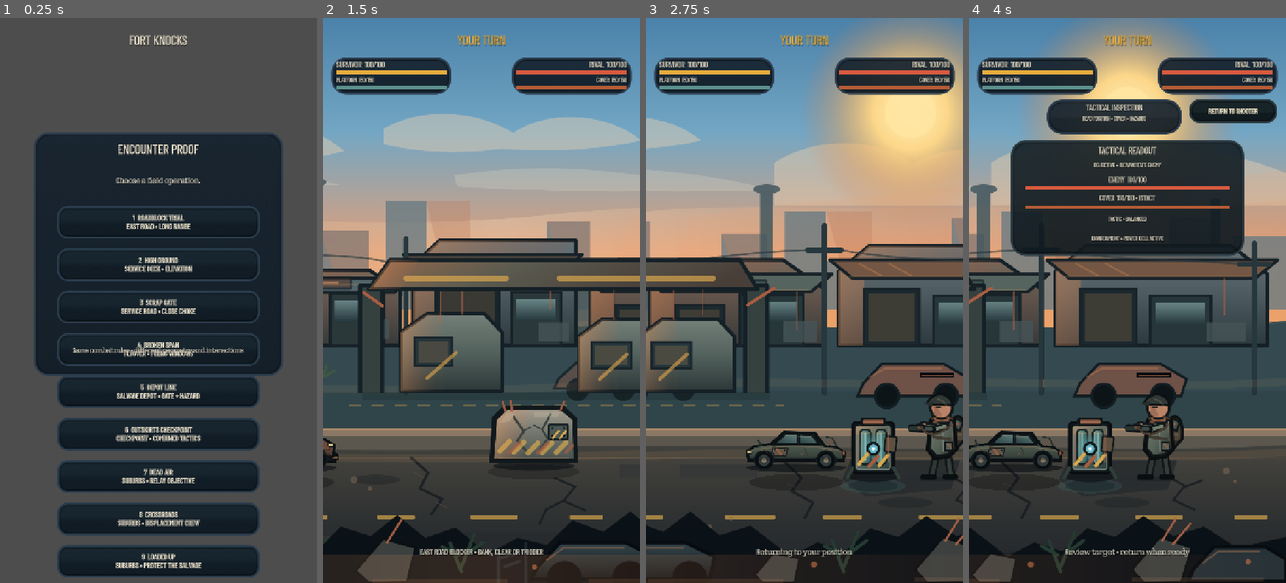
Above: before the commit, frames 1-4 (left to right).
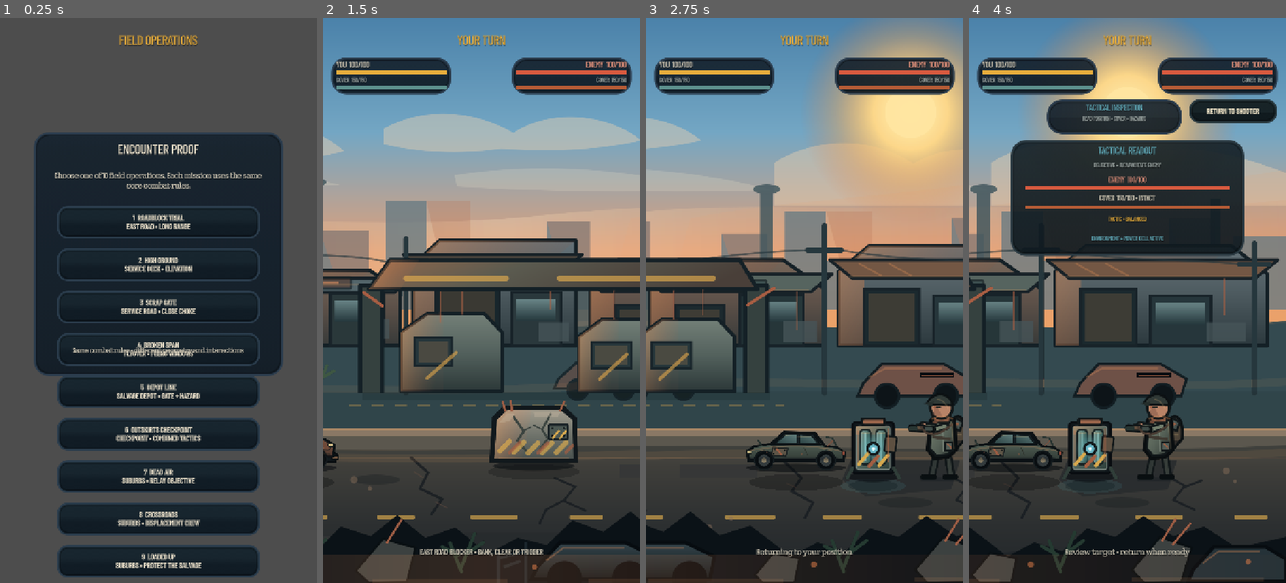
Above: after the commit, the same moments.

Repository: phantompixel-developer/FortKnocks
Game: Godot game, scene res://game/battle/battle.tscn
The game is run twice, just before and just after one commit, with the same random seed, the same clock (stepped at 60 frames per second) and the same inputs. This scene is started directly instead of the project's main scene.
Inputs (mouse positions are in pixels of both pictures, inside the frame that each line leads up to):
- Up to frame 1 (0.25 s): no input
- Up to frame 2 (1.5 s): click "1 ROADBLOCK TRIAL EAST ROAD •…" at 0.5 s; click "BEGIN ENCOUNTER" at 1.25 s
- Up to frame 3 (2.75 s): move the mouse to (874, 272) at 2.02 s; click (874, 272) at 2.17 s
- Up to frame 4 (4 s): drag from (1064, 328) to (1111, 413) at 2.77 s; click "INSPECT ENEMY" at 3.5 s

The runs differ from the first frame. In frame 1, 1.1% of the frame differs, in the area x 17-83%, y 3-31%; in frame 2, 0.4%; in frame 3, 0.4%; in frame 4, 1.3%, in the area x 4-96%, y 7-40%.
Error before the commit: Cannot call method 'add_theme_color_override' on a null value. (res://game/battle/battle_controller.gd:180)

Commit message:
revert: restore battle controller before battlefield-only art pass

Diff:
--- a/game/battle/battle_controller.gd
+++ b/game/battle/battle_controller.gd
@@ -51,8 +51,6 @@
 @onready var aim_guide: AimGuide = $AimGuide
 
 @onready var hud_root: Control = $HUD/Root
-@onready var mission_context_label: Label = $HUD/Root/MissionContextLabel
-@onready var mission_objective_label: Label = $HUD/Root/MissionObjectiveLabel
 @onready var player_status_card: ColorRect = $HUD/Root/PlayerStatusCard
 @onready var enemy_status_card: ColorRect = $HUD/Root/EnemyStatusCard
 @onready var health_label: Label = $HUD/Root/PlayerStatusCard/HealthLabel
@@ -94,10 +92,6 @@
 @onready var weapon_role_label: Label = $HUD/Root/WeaponInfoCard/WeaponRoleLabel
 @onready var power_label: Label = $HUD/Root/ControlDeck/PowerLabel
 @onready var angle_label: Label = $HUD/Root/ControlDeck/AngleLabel
-@onready var power_bar_back: ColorRect = $HUD/Root/ControlDeck/PowerBarBack
-@onready var power_bar_fill: ColorRect = $HUD/Root/ControlDeck/PowerBarFill
-@onready var angle_bar_back: ColorRect = $HUD/Root/ControlDeck/AngleBarBack
-@onready var angle_bar_fill: ColorRect = $HUD/Root/ControlDeck/AngleBarFill
 @onready var last_shot_label: Label = $HUD/Root/ControlDeck/LastShotLabel
 @onready var scrap_bolt_button: Button = $HUD/Root/WeaponTray/ScrapBolt
 @onready var heavy_slug_button: Button = $HUD/Root/WeaponTray/HeavySlug
@@ -177,8 +171,6 @@
 var _hud_base_offsets: Dictionary = {}
 
 func _style_live_hud() -> void:
-	mission_context_label.add_theme_color_override("font_color", ThemeScript.COLD)
-	mission_objective_label.add_theme_color_override("font_color", ThemeScript.BONE)
 	turn_label.add_theme_color_override("font_color", ThemeScript.HAZARD)
 	health_label.add_theme_color_override("font_color", ThemeScript.BONE)
 	player_cover_label.add_theme_color_override("font_color", ThemeScript.MUTED)
@@ -224,8 +216,6 @@
 func _capture_hud_layout() -> void:
 	_hud_base_offsets.clear()
 	for item in [
-		mission_context_label,
-		mission_objective_label,
 		player_status_card,
 		enemy_status_card,
 		turn_label,
@@ -271,8 +261,6 @@
 	_set_hud_control_shift(enemy_status_card, Vector2(right_shift, top_shift))
 	_set_hud_control_shift(inspect_button, Vector2(right_shift, top_shift))
 
-	_set_hud_control_shift(mission_context_label, Vector2(center_shift_x, top_shift))
-	_set_hud_control_shift(mission_objective_label, Vector2(center_shift_x, top_shift))
 	_set_hud_control_shift(turn_label, Vector2(center_shift_x, top_shift))
 	_set_hud_control_shift(weapon_info_card, Vector2(center_shift_x, top_shift))
 	_set_hud_control_shift(inspect_banner, Vector2(center_shift_x, top_shift))
@@ -405,8 +393,6 @@
 	call_deferred("_apply_hud_safe_area")
 	_set_weapon_buttons_enabled(false)
 	_update_last_shot_display()
-	_update_aim_meters(0.0, 0.0)
-	_update_mission_context()
 	_update_hud()
 
 	if _campaign_managed and _prepared_mission != null:
@@ -437,8 +423,6 @@
 	enemy_status_card.visible = false
 	health_label.visible = false
 	enemy_health_label.visible = false
-	mission_context_label.text = "FORT KNOCKS • FIELD OPERATIONS"
-	mission_objective_label.text = "SELECT A MISSION"
 	turn_label.text = "FIELD OPERATIONS"
 	turn_label.add_theme_color_override("font_color", ThemeScript.HAZARD)
 	picker_briefing_label.text = "Choose one of %d field operations. Each mission uses the same core combat rules." % _missions.size()
@@ -475,7 +459,6 @@
 		return
 
 	_current_mission = definition
-	_update_mission_context()
 	_completion_emitted = false
 	_progression_reward = 0
 	_mission_deploying = false
@@ -605,7 +588,6 @@
 	_aim_angle_degrees = 0.0
 	power_label.text = "POWER 0%"
 	angle_label.text = "ANGLE —"
-	_update_aim_meters(0.0, 0.0)
 	hint_label.text = (
 		"%s • SPOTTER PRECISION PREVIEW" % _selected_weapon.display_name
 		if _spotter_preview_active()
@@ -623,7 +605,6 @@
 		_aim_angle_degrees = 0.0
 		power_label.text = "POWER 0%"
 		angle_label.text = "ANGLE —"
-		_update_aim_meters(0.0, 0.0)
 		aim_guide.clear()
 		return
 
@@ -640,7 +621,6 @@
 	aim_guide.show_prediction(player.get_launch_origin(), _aim_velocity, constrained_pullback)
 	power_label.text = "POWER %d%%" % int(round(_aim_power * 100.0))
 	angle_label.text = "ANGLE %d°" % int(round(_aim_angle_degrees))
-	_update_aim_meters(_aim_power, _aim_angle_degrees)
 
 func _end_drag(screen_position: Vector2) -> void:
 	if not _dragging:
@@ -657,7 +637,6 @@
 		_update_enemy_locator()
 		power_label.text = "POWER —"
 		angle_label.text = "ANGLE —"
-		_update_aim_meters(0.0, 0.0)
 		hint_label.text = "Pull back to aim • release to fire"
 		return
 
@@ -675,7 +654,6 @@
 	aim_guide.clear()
 	power_label.text = "POWER —"
 	angle_label.text = "ANGLE —"
-	_update_aim_meters(0.0, 0.0)
 	hint_label.text = "%s selected" % definition.display_name
 	_update_weapon_panel()
 	_update_weapon_buttons()
@@ -761,7 +739,6 @@
 	last_impact_marker.visible = false
 	power_label.text = "POWER —"
 	angle_label.text = "ANGLE —"
-	_update_aim_meters(0.0, 0.0)
 	turn_label.text = "YOUR TURN"
 	turn_label.add_theme_color_override("font_color", ThemeScript.HAZARD)
 
@@ -1636,9 +1613,9 @@
 	_update_hud()
 
 func _update_hud() -> void:
-	health_label.text = "SURVIVOR  %d/%d" % [player.health, player.max_health]
-	player_cover_label.text = "PLATFORM  %d/%d" % [player_cover.health, player_cover.max_health]
-	enemy_health_label.text = "RIVAL  %d/%d" % [enemy.health, enemy.max_health]
+	health_label.text = "YOU  %d/%d" % [player.health, player.max_health]
+	player_cover_label.text = "COVER  %d/%d" % [player_cover.health, player_cover.max_health]
+	enemy_health_label.text = "ENEMY  %d/%d" % [enemy.health, enemy.max_health]
 	enemy_cover_label.text = "COVER  %d/%d" % [enemy_cover.health, enemy_cover.max_health]
 	_update_status_bar(player_health_bar_back, player_health_bar_fill, player.health, player.max_health, ThemeScript.HAZARD)
 	_update_status_bar(player_cover_bar_back, player_cover_bar_fill, player_cover.health, player_cover.max_health, ThemeScript.OXIDE)
@@ -1648,37 +1625,6 @@
 		_update_enemy_locator()
 	if target_card.visible:
 		_update_target_card()
-
-func _update_mission_context() -> void:
-	if mission_context_label == null or mission_objective_label == null:
-		return
-	if _current_mission == null:
-		mission_context_label.text = "FORT KNOCKS • FIELD OPERATIONS"
-		mission_objective_label.text = "SELECT A MISSION"
-		return
-	mission_context_label.text = "%s • MISSION %02d • %s" % [
-		_mission_region_text(_current_mission),
-		maxi(1, _current_mission.campaign_order),
-		_current_mission.display_name.to_upper(),
-	]
-	mission_objective_label.text = "OBJECTIVE • %s" % _current_mission.objective_text.to_upper()
-
-
-func _update_aim_meters(power_ratio: float, angle_degrees: float) -> void:
-	if power_bar_back != null and power_bar_fill != null:
-		var power_width := power_bar_back.offset_right - power_bar_back.offset_left
-		power_bar_fill.offset_left = power_bar_back.offset_left
-		power_bar_fill.offset_right = power_bar_back.offset_left + power_width * clampf(power_ratio, 0.0, 1.0)
-		power_bar_fill.color = ThemeScript.RUST if power_ratio >= 0.82 else ThemeScript.HAZARD
-	if angle_bar_back != null and angle_bar_fill != null:
-		var angle_width := angle_bar_back.offset_right - angle_bar_back.offset_left
-		var angle_ratio := 0.0
-		if angle_degrees > 0.0:
-			angle_ratio = clampf((angle_degrees - 10.0) / 70.0, 0.0, 1.0)
-		angle_bar_fill.offset_left = angle_bar_back.offset_left
-		angle_bar_fill.offset_right = angle_bar_back.offset_left + angle_width * angle_ratio
-		angle_bar_fill.color = ThemeScript.COLD
-
 
 func _update_status_bar(
 	back: ColorRect,
@@ -1766,7 +1712,7 @@
 	var delta_x := enemy.global_position.x - player.global_position.x
 	var arrow := "→" if delta_x >= 0.0 else "←"
 	var approximate_metres := maxi(1, int(round(absf(delta_x) / 40.0)))
-	enemy_locator_label.text = "RIVAL %s  ~%dm" % [arrow, approximate_metres]
+	enemy_locator_label.text = "ENEMY %s  ~%dm" % [arrow, approximate_metres]
 
 func _restart() -> void:
 	if _campaign_managed:
